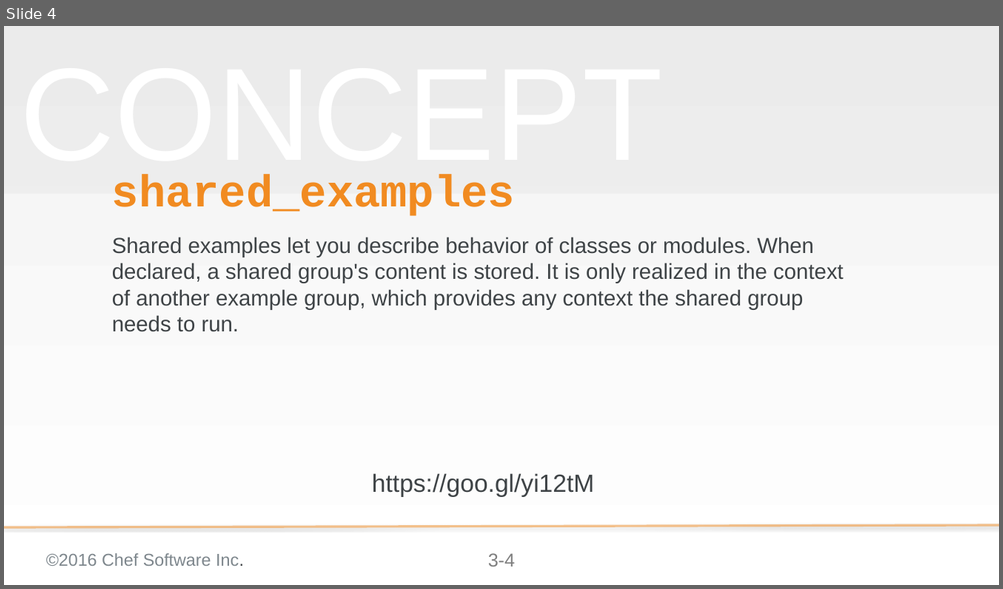
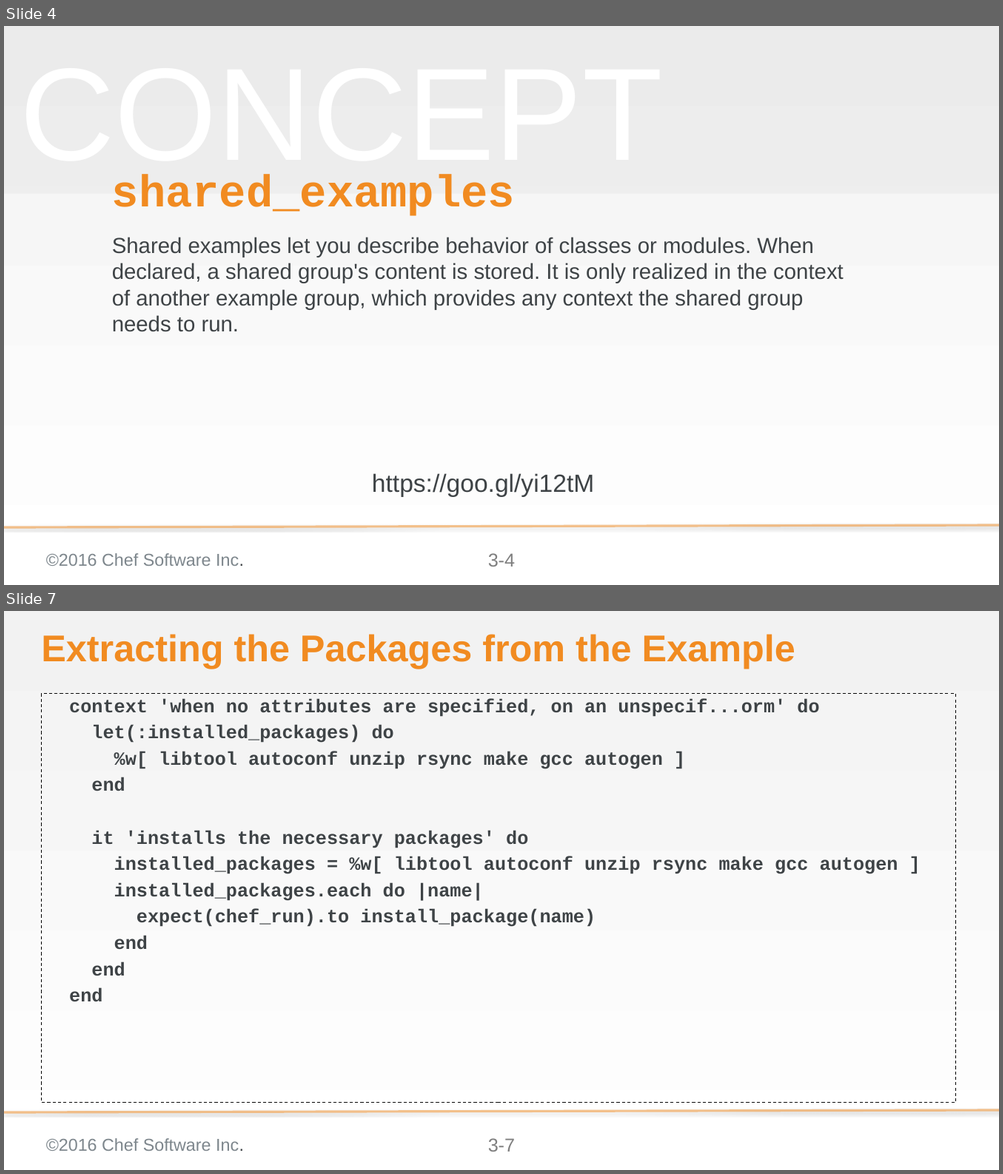
Before and after one commit to chef-training/elegant_tests, a slide deck: 04-shared_examples.pptx. Shown one above the other, each under a label of ours: slide 4 before the commit, slides 4 and 7 after it; the slides between them are not shown. The pictures are 1003x589 and 1003x1174 pixels, drawn with LibreOffice and Linux fonts; fonts in the diff are those of the drawing; background and template pictures are left out. Boxes give left, top, right and bottom in pixels: in the first picture for what was removed or moved away, otherwise in the second. Text is boxed around its words. In the diff, an @@ line names an element or a change of style, - is before the commit and + after.

```diff
--- a/04-shared_examples.pptx
+++ b/04-shared_examples.pptx
@@ slide 7 added at <box>4,611,999,1170</box>, background gradient #F2F2F2 to #FFFFFF; not listed: 3 template elements that a slide beside it also shows @@
@@ title added at <box>41,634,795,669</box>, 48 pt, text #F18B21, bold @@
+Extracting the Packages from the Example
@@ text added at <box>42,693,955,1102</box>, outline #000000 1 pt dashed, 24 pt, text #3E4346, bold @@
+context 'when no attributes are specified, on an unspecif...orm' do
+let(:installed_packages) do
+%w[ libtool autoconf unzip rsync make gcc autogen ]
+end
+it 'installs the necessary packages' do
+installed_packages = %w[ libtool autoconf unzip rsync make gcc autogen ]
+installed_packages.each do |name|
+expect(chef_run).to install_package(name)
+end
+end
+end
```
Also in this commit, not shown: 2 slides changed, 2 other slides added.
